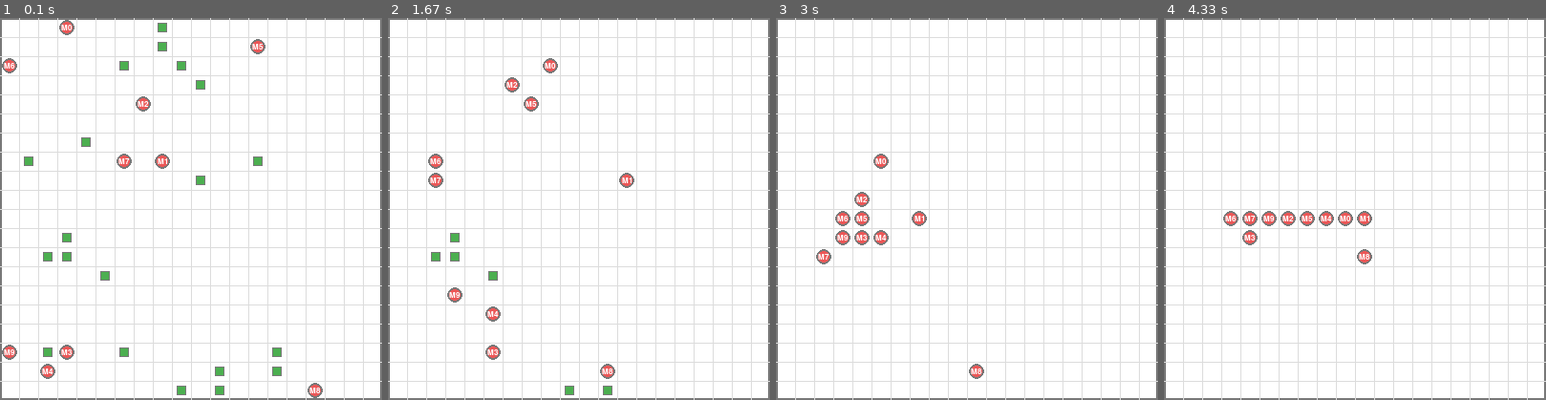
Above: before the commit, frames 1-4 (left to right).
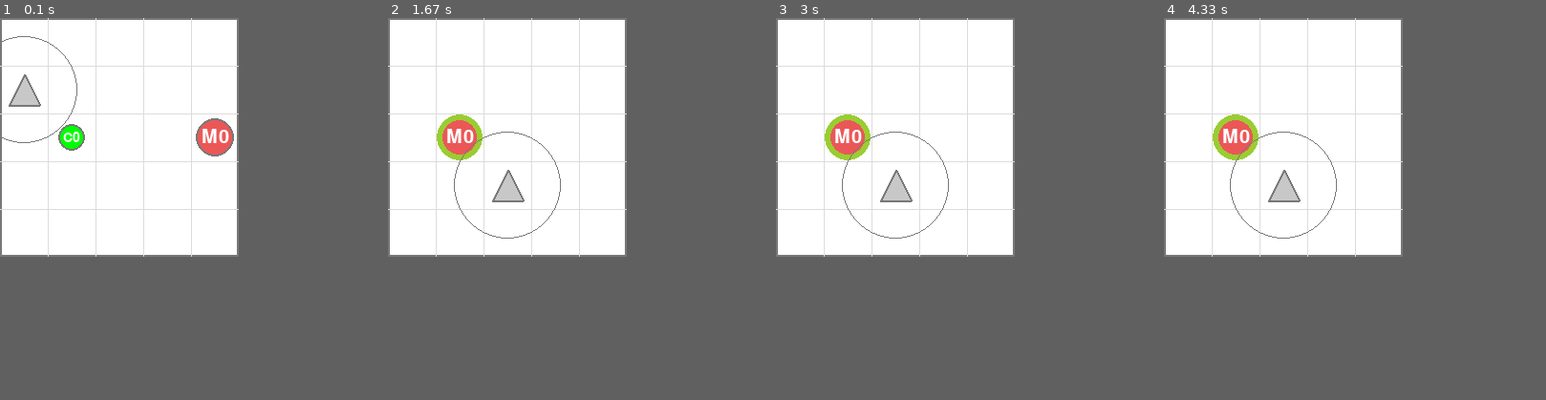
Above: after the commit, the same moments.

Repository: boannas/Senior_thesis
Game: pygame game, started from run_gridworld.py
The game is run twice, just before and just after one commit, with the same random seed, the same clock (stepped at 60 frames per second) and the same inputs.
Inputs:
- Up to frame 1 (0.1 s): no input
- Up to frame 2 (1.67 s): tap Enter at 0.33 s
- Up to frame 3 (3 s): no input
- Up to frame 4 (4.33 s): no input
In our replay, the window is 400x400 before the commit and 250x250 after it. These sizes can differ from the game's own. Grey fills any space a smaller window leaves; there, only what the larger window draws over its background counts as a difference.

The runs differ from the first frame. In frame 1, 15% of the frame differs, in the area x 0-100%, y 0-100%; in frame 2, 14%; in frame 3, 14%; in frame 4, 14%.

Commit message:
need to fix threat
threat need to random walk if it see mother with child (ตัดใจ)

Diff:
--- a/base.yaml
+++ b/base.yaml
@@ -1,14 +1,15 @@
+# ==================================================================================
 # World configuration file
-
+# ==================================================================================
 simulation:
-  dt: 0.1
-
-fps: 30   # Frames per second for rendering
+  dt: 0.2
+  fps: 30   # Frames per second for rendering
+  seed: 42  # Random seed for reproducibility
 
 grid:
-  width: 20
-  height: 20
-  cell_px: 20
+  width: 5
+  height: 5
+  cell_px: 50
 
 colors:
   bg:   [255, 255, 255]
@@ -19,16 +20,23 @@
   threat: [200, 200, 200]
   nest: [255, 193, 7]
   outline: [120, 120, 120]    # [R, G, B] for entity outlines
+# ==================================================================================
 
 
-# Agent positions
+
+
+
+# ==================================================================================
+# Entity parameters
+# ==================================================================================
+# Agent positions (Need to change in pygame_viewer.py to use this config)
 mothers:
   starts: # initial position [x, y]
   - [7, 7]
   - [9, 8]
   - [10, 2]
 
-# Entity positions
+# Entity positions (Need to change in pygame_viewer.py to use this config)
 food:
   positions:      # List of food positions
     - [3, 3]
@@ -39,3 +47,4 @@
     - [1, 3]
     - [8, 1]
     - [13, 11]
+# ==================================================================================
--- a/core/agents.py
+++ b/core/agents.py
@@ -14,9 +14,7 @@
         self.agent_type = agent_type  # "mother" or "child"
 
         # --- Physiological states ---
-        self.hp = hp  # Health points
         self.energy = energy  # Energy level
-
 
     def move(self, dx, dy):
         if self.is_alive():
@@ -25,9 +23,9 @@
         else:
             pass
 
-    def get_position(self):
-        """Return current position as (x, y) tuple"""
-        return (self.x, self.y)
+    # def get_position(self):
+    #     """Return current position as (x, y) tuple"""
+    #     return (self.x, self.y)
 
     def Manhattan_distance_to(self, other_x, other_y):
         """Calculate Manhattan distance to another position"""
@@ -41,11 +39,14 @@
         """Calculate heading angle towards a target position in radians"""
         return math.atan2(target_y - self.y, target_x - self.x) * (180 / math.pi)
 
-
     def scan_perception(self, entities, perception_range):
         """Scan for entities within perception range"""
         food_perceived = []
+        mother = []
+        child = []
+        threat = []
         agents_perceived = []
+
 
         for e in entities:
             if e is self:   # Skip self
@@ -55,21 +56,26 @@
             if dist > perception_range: # Out of range
                 continue
 
-            deg = self.heading_towards(e.x, e.y)
-
             # Food
             if isinstance(e, Food):
                 if getattr(e, "collected", False):
                     continue
-                food_perceived.append((e, dist, deg))
+                food_perceived.append((e, dist))
                 continue
 
             # Agents (other mothers, child, threats)
             if isinstance(e, Agent):
-                agents_perceived.append((e, dist, deg))
+                if e.agent_type == 'mother':
+                    mother.append((e, dist))
+                elif e.agent_type == 'child' and e.is_alive():
+                    print(e.id , e.energy)
+                    child.append((e, dist))
+                elif e.agent_type == 'threat':
+                    threat.append((e, dist))
+                else:
+                    pass
                 continue
-
-        print("agents_perceived:", agents_perceived)
+        agents_perceived = [mother, child, threat]
         return food_perceived, agents_perceived
 
 
@@ -85,8 +91,37 @@
         return (dx, dy)
 
 
-
 class MotherAgent(Agent):
     """Mother agent - can move and interact with child, food, threats, and nest"""
-    def __init__(self, x, y, grid_w, grid_h, hp, energy):
+    def __init__(self, x, y, grid_w, grid_h, hp, energy, mother_id=None):
         super().__init__(x, y, grid_w, grid_h, hp, energy, agent_type="mother")
+        self.id = mother_id
+        self.child = None  # Reference to carried child agent
+
+    def set_child(self, child_agent):
+        """Set the child agent being carried by mother"""
+        self.child = child_agent
+
+
+class ChildAgent(Agent):
+    """Child agent - can be carried by mother"""
+    def __init__(self, x, y, grid_w, grid_h, hp, energy, child_id=None):
+        super().__init__(x, y, grid_w, grid_h, hp, energy, agent_type="child")
+        self.id = child_id
+        self.mother = None  # Reference to mother agent
+        self.is_carried = False
+        self.distress = 0
+
+    def set_mother(self, mother_agent):
+        """Set the mother agent carrying this child"""
+        self.mother = mother_agent
+
+    def set_carried(self, carried: bool):
+        """Set whether the child is being carried by mother"""
+        self.is_carried = carried
+
+class ThreatAgent(Agent):
+    """Threat agent - can move and pose danger to mother and child"""
+    def __init__(self, x, y, grid_w, grid_h, hp, energy, threat_id=None):
+        super().__init__(x, y, grid_w, grid_h, hp, energy, agent_type="threat")
+        self.id = threat_id
--- a/core/entities.py
+++ b/core/entities.py
@@ -18,10 +18,10 @@
         super().__init__("Food", x, y)
         self.collected = False
 
-    def get_position(self):
-        if not self.collected:
-            return (self.x, self.y)
-        return None
+    # def get_position(self):
+    #     if not self.collected:
+    #         return (self.x, self.y)
+    #     return None
 
     def collect(self):
         """Mark food as collected"""
--- a/core/world.py
+++ b/core/world.py
@@ -1,42 +1,86 @@
 import random
-from core import agents
-from core.agents import MotherAgent
+# from core import agents
+from core.agents import ChildAgent, MotherAgent, ThreatAgent
 from core.entities import Food
 
 class World:
     def __init__(self, grid_w, grid_h, mother_starts=None, child_start=None,
-                 food_positions=None, threat_positions=None, nest_position=None, seed=42):
-
-        random.seed(seed)   # Fixed seed for reproducibility
-
-        # Initialize mother agents
-        self.mothers = []
-        for (mx, my) in mother_starts:
-            self.mothers.append(MotherAgent(mx, my, grid_w, grid_h, hp=100, energy=100))
-
+                 food_positions=None, threat_starts=None, seed=42):
+        # Fixed seed for reproducibility
+        random.seed(seed)
         self.t = 0
         self.grid_w = grid_w
         self.grid_h = grid_h
 
+        # Initialize mother agents
+        self.mothers = []
+        self.children = []
+        self.threats = []
+
+        # 8-directions + stay
+        self.RANDOM_MOVES = [(0,0),(1,0),(-1,0),(0,1),(0,-1),(1,1),(1,-1),(-1,1),(-1,-1)]
+
+
+        # Create mother agents
+        for i, (mx, my) in enumerate(mother_starts):
+            self.mothers.append(MotherAgent(mx, my, grid_w, grid_h, hp=100, energy=100, mother_id=f"M{i}"))
+
+        # Create child agents
+        for i, (cx, cy) in enumerate(child_start):
+            self.children.append(ChildAgent(cx, cy, grid_w, grid_h, hp=50, energy=50, child_id=f"C{i}"))
+
+        # Link mothers and children (now with like with index)
+        for m, c in zip(self.mothers, self.children):
+            m.set_child(c)
+            c.set_mother(m)
+
         # Initialize food
         self.foods = []
         if food_positions:
-            for fx, fy in food_positions:
+            for (fx, fy) in food_positions:
                 self.foods.append(Food(fx, fy))
 
+        # Create Threat
+        for i, (cx, cy) in enumerate(threat_starts):
+            self.threats.append(ThreatAgent(cx, cy, grid_w, grid_h, hp=50, energy=50))
+
+    def step(self, dt: float = 0.1):
+        """
+        Advance world by one simulation timestep dt.
+        """
+        self.mother_decision()
+        self.threat_decision()
+        self.t += dt
+
+
+
+
+# ------------- Mother Decision ---------------
     def mother_decision(self):
         perception_range = 100
         proposals = {}
+        # dx, dy = 0, 0
 
         for mother in self.mothers:
-            food_perceived, agents_perceived = mother.scan_perception(self.foods + self.mothers, perception_range=perception_range)
+            food_perceived, agents_perceived = mother.scan_perception(self.foods + self.mothers + self.children + self.threats, perception_range=perception_range)
+
+            # print("mother", agents_perceived[0], '\n')
+            # print("child", agents_perceived[1], '\n')
+            # print("threat", agents_perceived[2], '\n')
 
             if not food_perceived:
-                dx, dy = mother.step_towards(self.grid_w // 2, self.grid_h // 2)
-                nx = max(0, min(self.grid_w - 1, mother.x + dx))
-                ny = max(0, min(self.grid_h - 1, mother.y + dy))
-                proposals[mother] = (nx, ny)
+                child = mother.child
 
+                if child is not None:
+                    dx, dy = mother.step_towards(child.x, child.y)
+
+                    nx = max(0, min(self.grid_w - 1, mother.x + dx))
+                    ny = max(0, min(self.grid_h - 1, mother.y + dy))
+                    proposals[mother] = (nx, ny)
+
+                    if child is not None and mother.Manhattan_distance_to(child.x, child.y) == 0:
+                        # Pick up child
+                        child.set_carried(True)
                 continue
 
             food_perceived.sort(key=lambda t: t[1])
@@ -91,10 +135,60 @@
             a.x, a.y = nx, ny
             occupied.add((nx, ny))
 
+    def threat_decision(self):
+        perception_range = 2
+        avoid_range = 0
+        proposals = {}
 
-    def step(self, dt: float = 0.1):
-        """
-        Advance world by one simulation timestep dt.
-        """
-        self.mother_decision()
-        self.t += dt
+        for threat in self.threats:
+            _, agents_perceived = threat.scan_perception(self.mothers + self.children, perception_range)
+            mother_percieved = agents_perceived[0]
+            child_perceived = agents_perceived[1]
+
+            if mother_percieved:
+                mother_percieved.sort(key=lambda t:t[1])
+                closest_mother, m_dist = mother_percieved[0]
+
+                if m_dist <= avoid_range:
+                    best_moves = []
+                    best_dist = -1
+
+                    for (dx, dy) in self.RANDOM_MOVES:
+                        nx = max(0, min(self.grid_w - 1, threat.x + dx))
+                        ny = max(0, min(self.grid_h - 1, threat.y + dy))
+                        new_dist = abs(nx - closest_mother.x) + abs(ny - closest_mother.y)
+
+                        if new_dist > best_dist:
+                            best_dist = new_dist
+                            best_moves = [(nx, ny)]
+                        elif new_dist == best_dist:
+                            best_moves.append((nx, ny))
+                    # print(best_moves)
+
+                    proposals[threat] = random.choice(best_moves)
+                    continue
+
+            elif not child_perceived:
+                dx, dy = random.choice(self.RANDOM_MOVES)
+                nx = max(0, min(self.grid_w - 1, threat.x + dx))
+                ny = max(0, min(self.grid_h - 1, threat.y + dy))
+                proposals[threat] = (nx, ny)
+                continue
+
+            target_child, dist = child_perceived[0]
+            if not target_child.is_carried:
+                dx, dy = threat.step_towards(target_child.x, target_child.y)
+                nx = max(0, min(self.grid_w - 1, threat.x + dx))
+                ny = max(0, min(self.grid_h - 1, threat.y + dy))
+                proposals[threat] = (nx, ny)
+            else:
+                # dx, dy = random.choice(self.RANDOM_MOVES)
+                pass
+
+
+
+            # Attack if on child
+            if dist == 0 and target_child.is_alive():
+                target_child.energy -= random.randint(5, 10)
+
+        self.resolve_and_apply_moves(self.threats, proposals)
--- a/func/function_code.py
+++ b/func/function_code.py
@@ -1,3 +1,4 @@
+import random
 import yaml
 from pathlib import Path
 import pygame
@@ -64,26 +65,36 @@
     text_rect = text_surface.get_rect(center=(cx, cy))
     surface.blit(text_surface, text_rect)
 
-
-
+    if mother.child is not None and mother.child.is_carried:
+        pygame.draw.circle(surface, (154, 205, 50), (cx, cy), r + 4, width=6)
+        # pygame.draw.circle(surface, outline_color, (cx, cy), r + 4, width=1)
 
 
 
 
 # =======================================================================================================
-def draw_child(surface, child, cell_px, child_color, outline_color):
+def draw_child(surface, child, cell_px, child_color, outline_color, label="C"):
     """Draw child agent"""
-    if child.is_carried:
-        # Don't draw if being carried (mother indicator shows it)
+
+    if child.is_carried or not child.is_alive():
         return
+
     cx = child.x * cell_px + cell_px // 2
     cy = child.y * cell_px + cell_px // 2
-    r = cell_px // 4  # Child is smaller than mother
+    r = cell_px // 3.5  # Child is smaller than mother
     pygame.draw.circle(surface, child_color, (cx, cy), r)
     pygame.draw.circle(surface, outline_color, (cx, cy), r, width=2)
+
     # Draw perception range (dashed circle)
-    perception_r = r + 30
-    pygame.draw.circle(surface, child_color, (cx, cy), int(perception_r), width=1)
+    # perception_r = r + 30
+    # pygame.draw.circle(surface, child_color, (cx, cy), int(perception_r), width=1)
+
+    # Label Child
+    font_size = int(r * 1.5)
+    font = pygame.font.SysFont(None, font_size)
+    text_surface = font.render(label, True, [255,255,255])
+    text_rect = text_surface.get_rect(center=(cx, cy))
+    surface.blit(text_surface, text_rect)
 
 def draw_food(surface, food, cell_px, food_color, outline_color):
     """Draw food entity"""
@@ -99,12 +110,10 @@
 
 def draw_threat(surface, threat, cell_px, threat_color, outline_color):
     """Draw threat entity"""
-    if not threat.active:
-        return
     cx = threat.x * cell_px + cell_px // 2
     cy = threat.y * cell_px + cell_px // 2
     # Draw threat as a triangle (warning symbol)
-    r = cell_px // 2.5
+    r = cell_px // 3
     points = [
         (cx, cy - r),  # Top
         (cx - r, cy + r),  # Bottom left
@@ -113,17 +122,58 @@
     pygame.draw.polygon(surface, threat_color, points)
     pygame.draw.polygon(surface, outline_color, points, width=2)
 
-    # Draw perception range (dashed circle)
+    # # Draw perception range (dashed circle)
     perception_r = r + 40
     pygame.draw.circle(surface, outline_color, (cx, cy), int(perception_r), width=1, )
 
-def draw_nest(surface, nest, cell_px, nest_color, outline_color):
-    """Draw nest entity"""
-    # Draw nest as a 3x3 square
-    pygame.draw.rect(surface, nest_color, ((nest.x-1) * cell_px, (nest.y-1) * cell_px, cell_px*3, cell_px*3))
-    cx = nest.x * cell_px + cell_px // 2
-    cy = nest.y * cell_px + cell_px // 2
-    r = cell_px
-    # Draw inner circle for nest pattern
-    inner_r = r
-    pygame.draw.circle(surface, outline_color, (cx, cy), inner_r, width=1)
+# def draw_nest(surface, nest, cell_px, nest_color, outline_color):
+#     """Draw nest entity"""
+#     # Draw nest as a 3x3 square
+#     pygame.draw.rect(surface, nest_color, ((nest.x-1) * cell_px, (nest.y-1) * cell_px, cell_px*3, cell_px*3))
+#     cx = nest.x * cell_px + cell_px // 2
+#     cy = nest.y * cell_px + cell_px // 2
+#     r = cell_px
+#     # Draw inner circle for nest pattern
+#     inner_r = r
+#     pygame.draw.circle(surface, outline_color, (cx, cy), inner_r, width=1)
+
+
+def intensity_to_color(value, vmin=0, vmax=100):
+    value = max(vmin, min(vmax, value))
+    t = (value - vmin) / (vmax - vmin)
+    if t < 0.5:
+        # Yellow -> Green
+        r = int(255 * (1 - t / 0.5))
+        g = 255
+        b = 0
+    else:
+        # Green -> Blue
+        r = 0
+        g = int(255 * (1 - (t - 0.5) / 0.5))
+        b = int(255 * ((t - 0.5) / 0.5))
+    return (r, g, b)
+
+
+def random_positions(n, grid_w, grid_h):
+    return [[random.randint(0, grid_w - 1),
+             random.randint(0, grid_h - 1)]
+            for _ in range(n)]
+
+
+def random_unique_positions(n, grid_w, grid_h, occupied=None):
+    """
+    Generate n unique positions on a grid, avoiding occupied cells.
+    """
+    if occupied is None:
+        occupied = set()
+
+    all_cells = [(x, y) for x in range(grid_w) for y in range(grid_h)]
+    free_cells = list(set(all_cells) - occupied)
+
+    if n > len(free_cells):
+        raise ValueError("Not enough free cells to place all entities.")
+
+    chosen = random.sample(free_cells, n)
+    occupied.update(chosen)
+
+    return [[x, y] for x, y in chosen], occupied
--- a/ui/pygame_viewer.py
+++ b/ui/pygame_viewer.py
@@ -3,6 +3,7 @@
 import sys
 from pathlib import Path
 import random
+import numpy as np
 
 # Add parent directory to path to import modules
 sys.path.insert(0, str(Path(__file__).parent.parent))
@@ -10,15 +11,9 @@
 from core.world import World
 from func.function_code import (
     load_config, draw_grid, draw_mother, draw_child,
-    draw_food, draw_threat, draw_nest
+    draw_food, draw_threat, random_positions, intensity_to_color, random_unique_positions
 )
 
-random.seed(42) # Fixed seed for reproducibility
-
-def random_positions(n, grid_w, grid_h):
-    return [[random.randint(0, grid_w - 1),
-             random.randint(0, grid_h - 1)]
-            for _ in range(n)]
 
 def main(threat_positions=None):
 
@@ -30,23 +25,29 @@
     grid_w = cfg["grid"]["width"]
     grid_h = cfg["grid"]["height"]
     cell_px = cfg["grid"]["cell_px"]
-    fps = cfg["fps"]
+    fps = cfg["simulation"]["fps"]
     dt = cfg["simulation"]["dt"]
+    seed = cfg["simulation"]["seed"]
 
-    # Agent positions
-    # mother_starts = cfg["mothers"]["starts"]
-    mother_starts = random_positions(
-        n=10,        # number of mothers
-        grid_w=grid_w,  # grid width
-        grid_h=grid_h   # grid height
+    random.seed(seed)   # Fixed seed for reproducibility
+    occupied = set()
+
+
+    mother_starts, occupied = random_unique_positions(
+        n=1, grid_w=grid_w, grid_h=grid_h, occupied=occupied
     )
 
+    child_starts, occupied = random_unique_positions(
+        n=1, grid_w=grid_w, grid_h=grid_h, occupied=occupied
+    )
+
+    threat_starts, occupied = random_unique_positions(
+        n=1, grid_w=grid_w, grid_h=grid_h, occupied=occupied
+    )
     # Entity positions
     # food_positions = cfg["food"].get("positions", [])
-    food_positions = random_positions(
-    n=20,        # number of positions
-    grid_w=grid_w,  # grid width
-    grid_h=grid_h   # grid height
+    food_positions, occupied = random_unique_positions(
+        n=0, grid_w=grid_w, grid_h=grid_h, occupied=occupied
     )
 
     # print("food_positions:", food_positions)
@@ -54,6 +55,7 @@
     bg_color = tuple(cfg["colors"]["bg"])
     grid_color = tuple(cfg["colors"]["grid"])
     mother_color = tuple(cfg["colors"]["mother"])
+    threat_colot = tuple(cfg["colors"]["threat"])
     food_color = tuple(cfg["colors"]["food"])
     outline_color = tuple(cfg["colors"]["outline"])
 
@@ -71,15 +73,18 @@
     world = World(
         grid_w, grid_h,
         mother_starts=mother_starts,
+        child_start=child_starts,
         food_positions=food_positions,
-        threat_positions=threat_positions,
-        # seed=seed
+        threat_starts=threat_starts,
     )
 
     # Main game loop
     running = True
     accumulator = 0.0
 
+    # ==============================================
+    # ------------- Main Update Loop ---------------
+    # ==============================================
     while running:
         frame_time = clock.tick(fps) / 1000.0  # seconds
         accumulator += frame_time
@@ -96,6 +101,10 @@
             accumulator -= dt
             world.step(dt)
 
+        # ==============================================
+        # ------------- Rendering ----------------
+        # ==============================================
+
         # Render in order (background to foreground)
         draw_grid(screen, grid_w, grid_h, cell_px, bg_color, grid_color, outline_color)
 
@@ -106,6 +115,15 @@
         for i, m in enumerate(world.mothers):
             draw_mother(screen, m, cell_px, mother_color, outline_color, label=f"M{i}")
 
+        # Draw child (on top)
+        for i, c in enumerate(world.children):
+            # c.distress += np.random.uniform(1, 3)           # dynamic distress testing
+            color = intensity_to_color(c.energy)
+            draw_child(screen, c, cell_px, color, outline_color, label=f"C{i}")
+
+        # Draw threat
+        for i, t in enumerate(world.threats):
+            draw_threat(screen, t, cell_px, threat_colot, outline_color)
         # Update display
         pygame.display.flip()
         clock.tick(fps)
